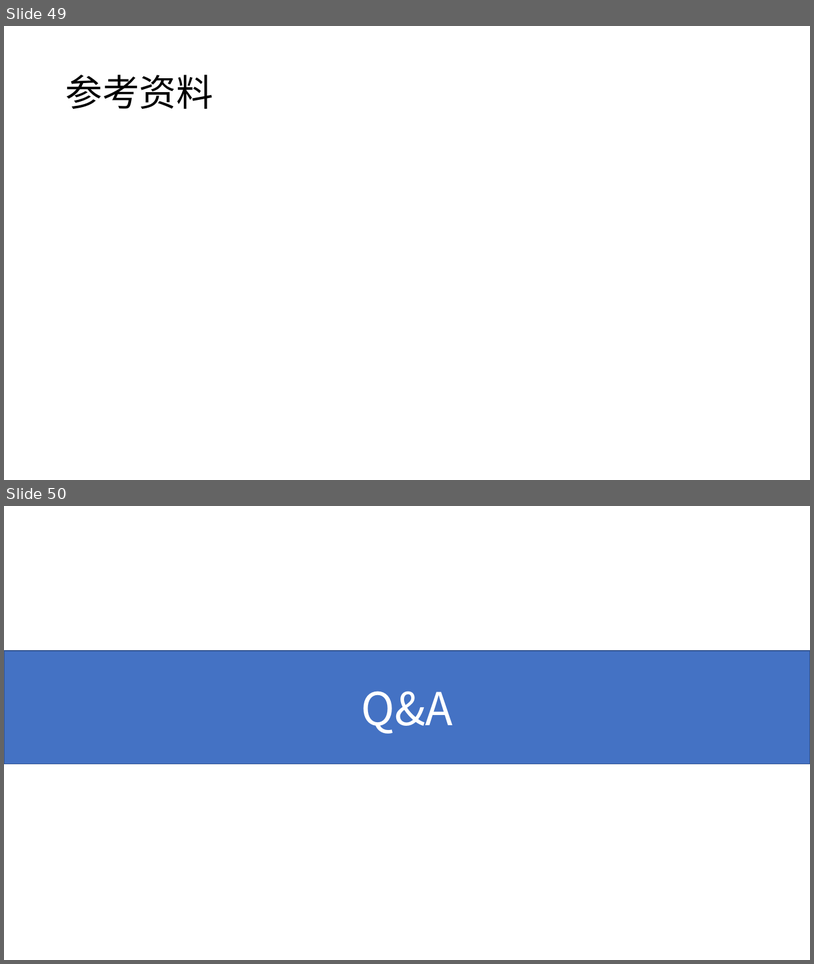
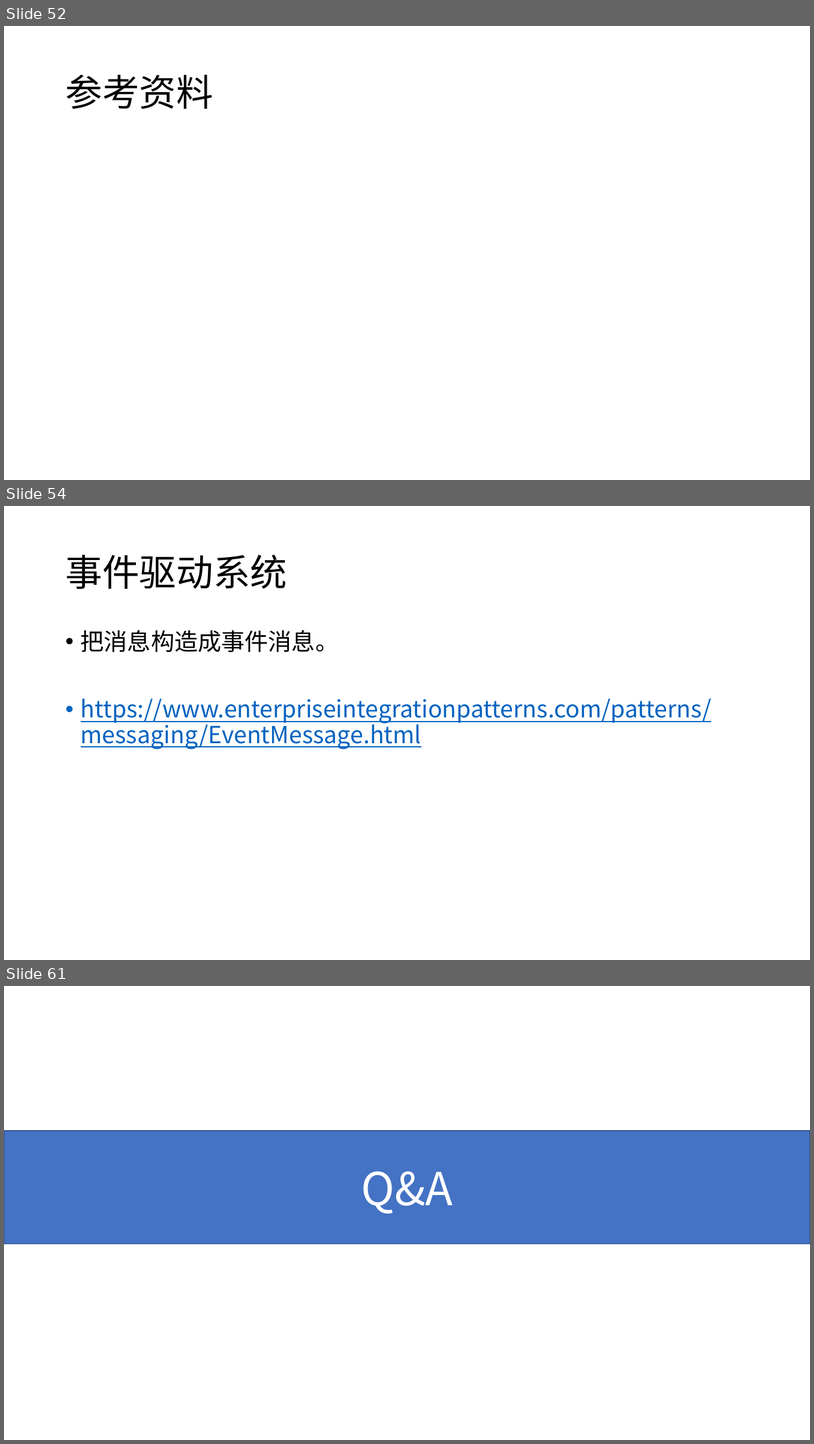
Before and after one commit to xiaozhiliaoo/my-slides, a slide deck: 简单理解mq.pptx. Shown one above the other, each under a label of ours: slides 49 and 50 before the commit, slides 52, 54 and 61 after it; the slides between them are not shown. The pictures are 814x964 and 814x1444 pixels, drawn with LibreOffice and Linux fonts; fonts in the diff are those of the drawing; background and template pictures are left out. Boxes give left, top, right and bottom in pixels: in the first picture for what was removed or moved away, otherwise in the second. Text is boxed around its words. In the diff, an @@ line names an element or a change of style, - is before the commit and + after.

```diff
--- a/简单理解mq.pptx
+++ b/简单理解mq.pptx
@@ slide 54 added at bbox=[4, 506, 810, 960], background #FFFFFF @@
@@ title added at bbox=[65, 555, 287, 589], 44 pt, text #000000 @@
+事件驱动系统
@@ text added at bbox=[81, 630, 712, 749], 28 pt, text #0563C1, underline @@
+• 把消息构造成事件消息。
+• https://www.enterpriseintegrationpatterns.com/patterns/messaging/EventMessage.html
@@ what was slide 49 is now slide 52 @@
@@ what was slide 50 is now slide 61 @@
```
Also in this commit, not shown: 3 slides changed, 11 other slides added, 2 slides removed.
